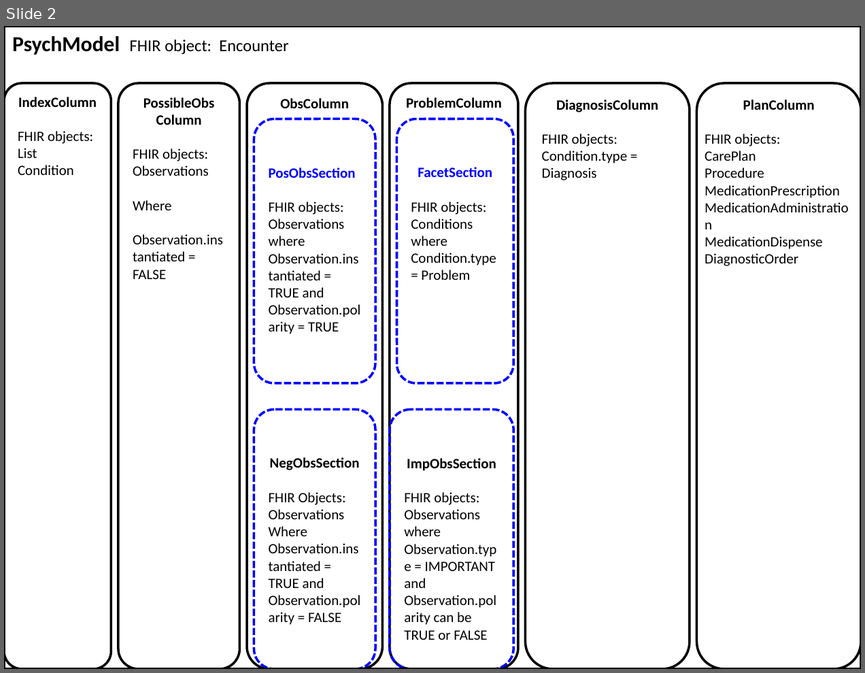
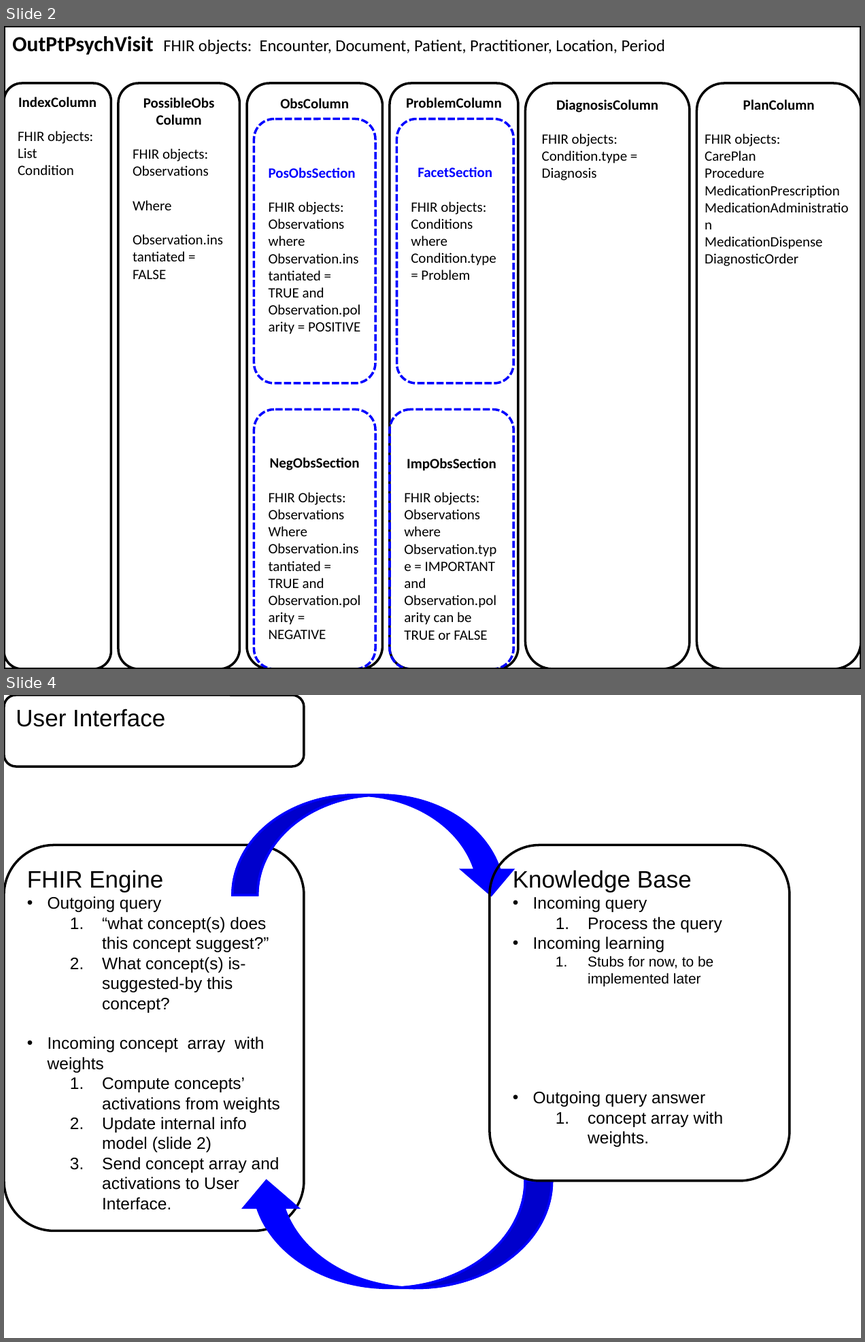
Before and after one commit to gitml/EHR-UI, a slide deck: Information Model Layout.ppt. Shown one above the other, each under a label of ours: slide 2 before the commit, slides 2 and 4 after it; the slides between them are not shown. The pictures are 865x673 and 865x1342 pixels, drawn with LibreOffice and Linux fonts; fonts in the diff are those of the drawing. Boxes give left, top, right and bottom in pixels: in the first picture for what was removed or moved away, otherwise in the second. Text is boxed around its words. In the diff, an @@ line names an element or a change of style, - is before the commit and + after.

```diff
--- a/Information Model Layout.ppt
+++ b/Information Model Layout.ppt
@@ slide 4 added at bbox=[4, 695, 861, 1338], background #FFFFFF @@
@@ rounded rectangle added at bbox=[4, 695, 304, 766], outline #000000 2.01 pt, 20 pt, text #000000 @@
+User Interface
@@ freeform shape added at bbox=[232, 794, 516, 895], fill #0000FF, outline #0000FF 2.01 pt @@
@@ freeform shape added at bbox=[4, 845, 304, 1231], outline #000000 2.01 pt, 14 pt, text #000000 @@
+FHIR Engine
+• Outgoing query
+  1. “what concept(s) does this concept suggest?”
+  2. What concept(s) is-suggested-by this concept?
+• Incoming concept array with weights
+  1. Compute concepts’ activations from weights
+  2. Update internal info model (slide 2)
+  3. Send concept array and activations to User Interface.
@@ freeform shape added at bbox=[490, 845, 789, 1181], outline #000000 2.01 pt, 14 pt, text #000000 @@
+Knowledge Base
+• Incoming query
+  1. Process the query
+• Incoming learning
+  1. Stubs for now, to be implemented later
+• Outgoing query answer
+  1. concept array with weights.
@@ freeform shape added at bbox=[240, 1181, 552, 1287], fill #0000FF, outline #0000FF 2.01 pt @@
@@ slide 2 changed as well @@
@@ text in rectangle at bbox=[12, 36, 665, 55]: text changed @@
-PsychModel FHIR object: Encounter
+OutPtPsychVisit FHIR objects: Encounter, Document, Patient, Practitioner, Location, Period
@@ text in freeform shape at bbox=[269, 253, 361, 331]: text changed @@
-Observation.instantiated = TRUE and Observation.polarity = TRUE
+Observation.instantiated = TRUE and Observation.polarity = POSITIVE
@@ text in freeform shape at bbox=[269, 543, 361, 639]: text changed @@
-Observation.instantiated = TRUE and Observation.polarity = FALSE
+Observation.instantiated = TRUE and Observation.polarity = NEGATIVE
```
Also in this commit, not shown: 1 other slide changed, 2 other slides added, 5 other files.
